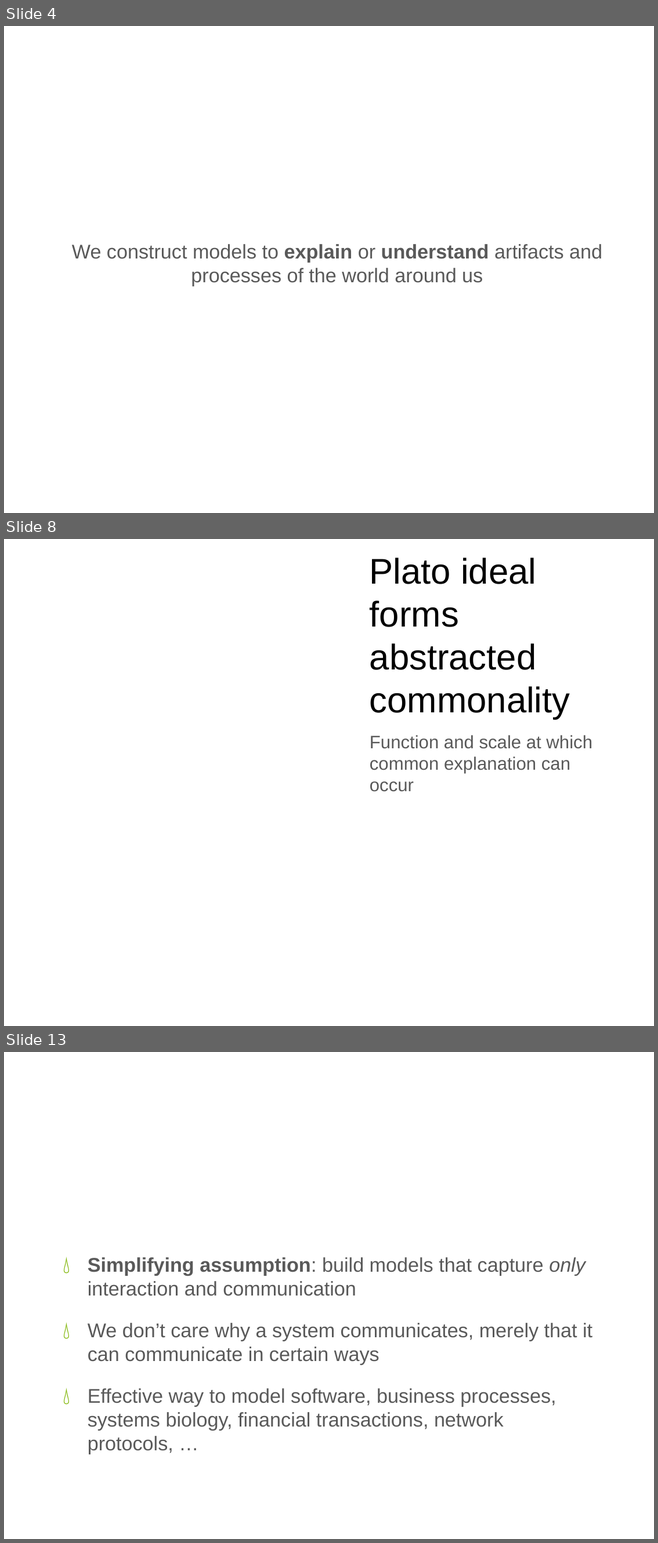
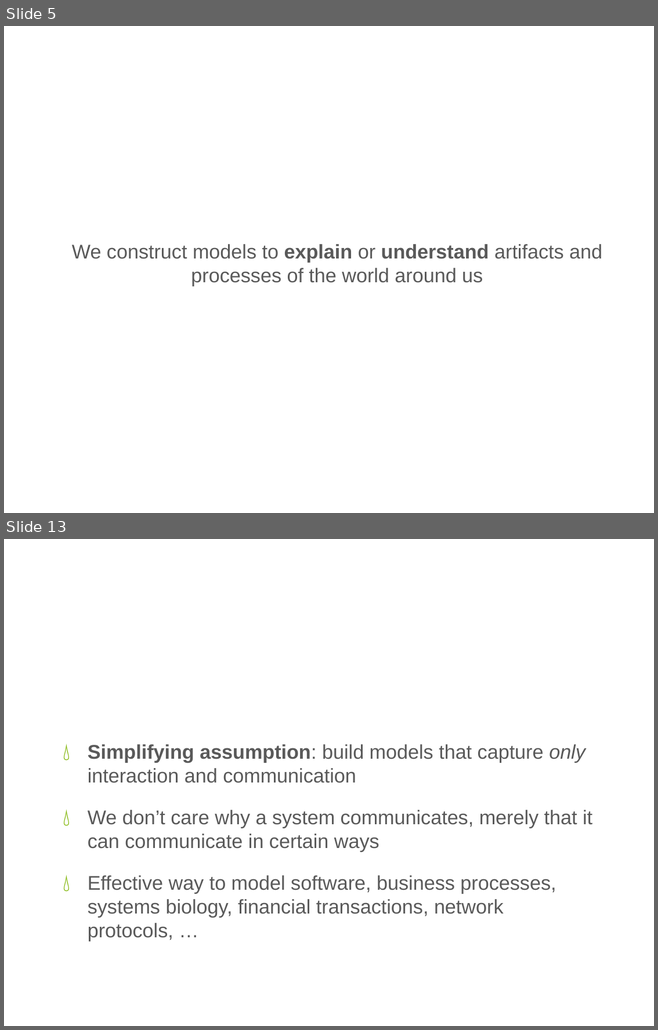
Before and after one commit to gian/defense, a slide deck: PhDDefense.pptx. Shown one above the other, each under a label of ours: slides 4, 8 and 13 before the commit, slides 5 and 13 after it; the slides between them are not shown. The pictures are 658x1543 and 658x1030 pixels, drawn with LibreOffice and Linux fonts; fonts in the diff are those of the drawing; background and template pictures are left out. Boxes give left, top, right and bottom in pixels: in the first picture for what was removed or moved away, otherwise in the second. Text is boxed around its words. In the diff, an @@ line names an element or a change of style, - is before the commit and + after.

```diff
--- a/PhDDefense.pptx
+++ b/PhDDefense.pptx
@@ slide 8 removed at bbox=[4, 539, 654, 1026], background picture (left out) @@
@@ title removed at bbox=[369, 558, 570, 719] @@
-Plato ideal forms abstracted commonality
@@ text removed at bbox=[369, 735, 592, 792] @@
-Function and scale at which common explanation can occur
@@ what was slide 4 is now slide 5 @@
```
Also in this commit, not shown: 11 slides changed, 10 slides added, 3 other slides removed.
